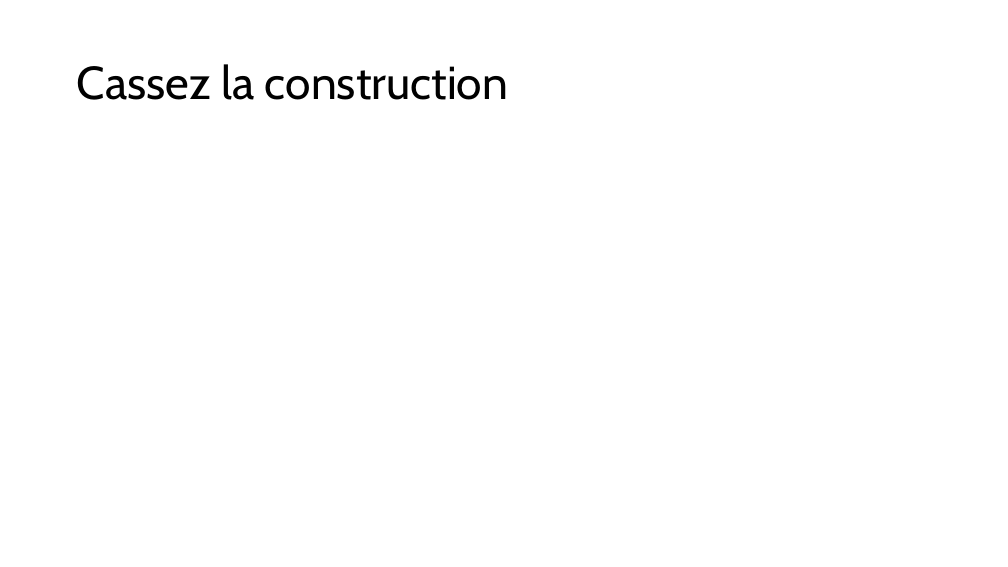
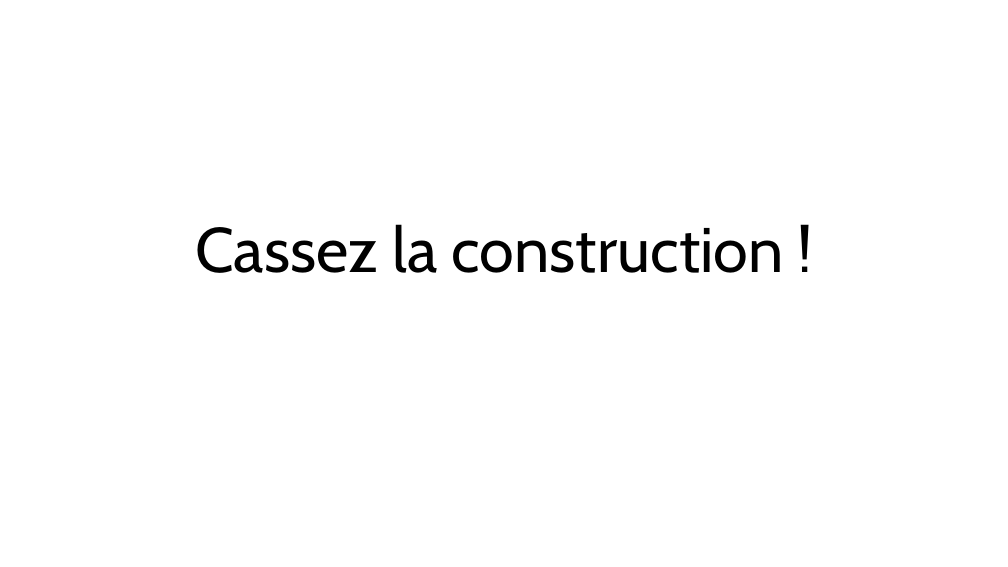
Before and after one commit to JustinFerrara14/SSE, a slide deck: slide 15 of SSELaticeAttackFerrara.pptx (slide 11 before the commit). Drawn at 1008x567 pixels with LibreOffice and Linux fonts; fonts in the diff are those of the drawing. Boxes give left, top, right and bottom in pixels: in the first picture for what was removed or moved away, otherwise in the second. Text is boxed around its words. In the diff, an @@ line names an element or a change of style, - is before the commit and + after.

```diff
--- a/SSELaticeAttackFerrara.pptx
+++ b/SSELaticeAttackFerrara.pptx
@@ title "Cassez la construction !" at (x1=195, y1=224, x2=784, y2=273): vertical alignment middle to bottom @@
@@ title at (x1=195, y1=224, x2=784, y2=273): text changed; size 44 to 60 pt @@
-Cassez la construction
+Cassez la construction !
```
Also in this commit, not shown: 2 other slides changed, 15 slides added, 5 slides removed, 2 other files.
